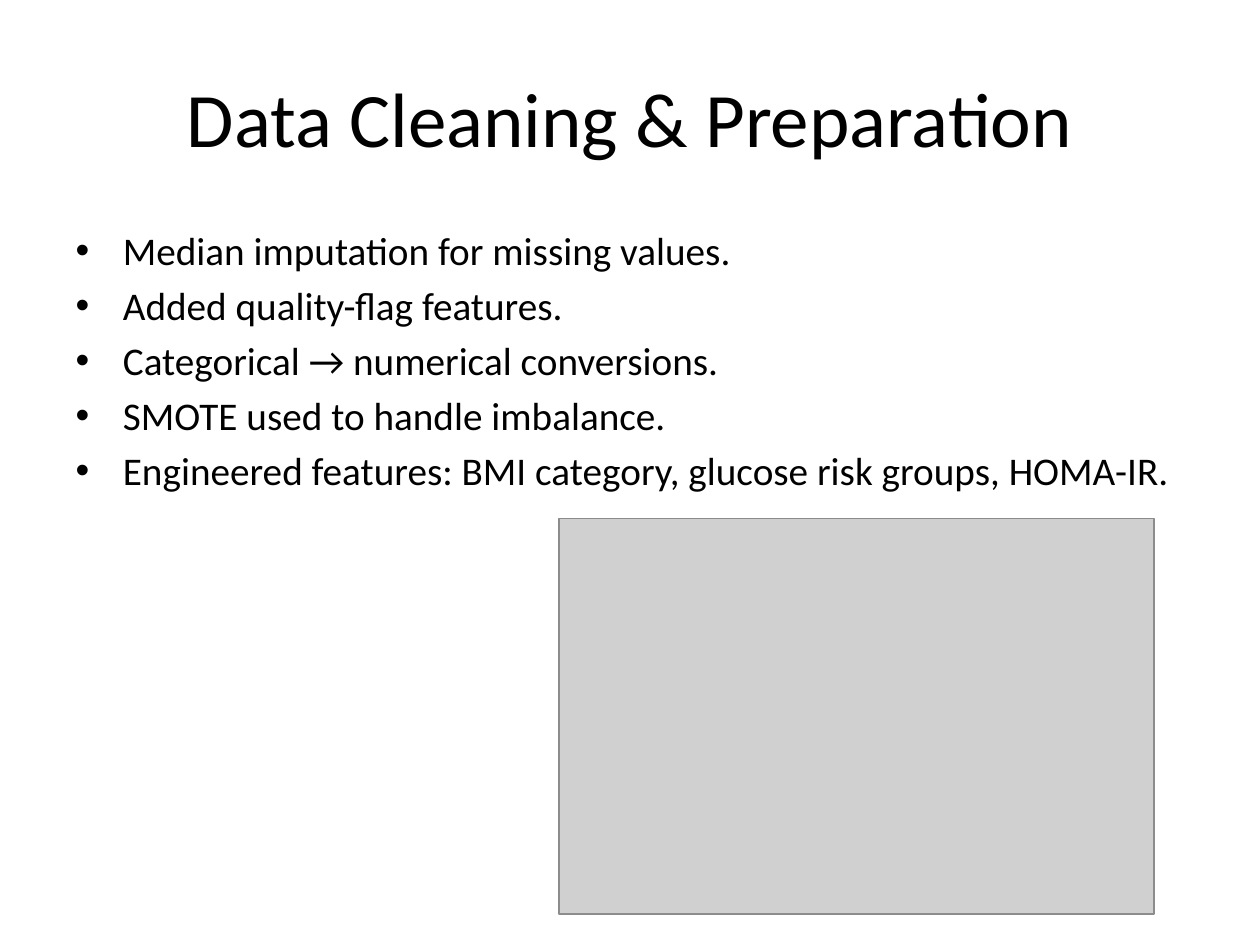
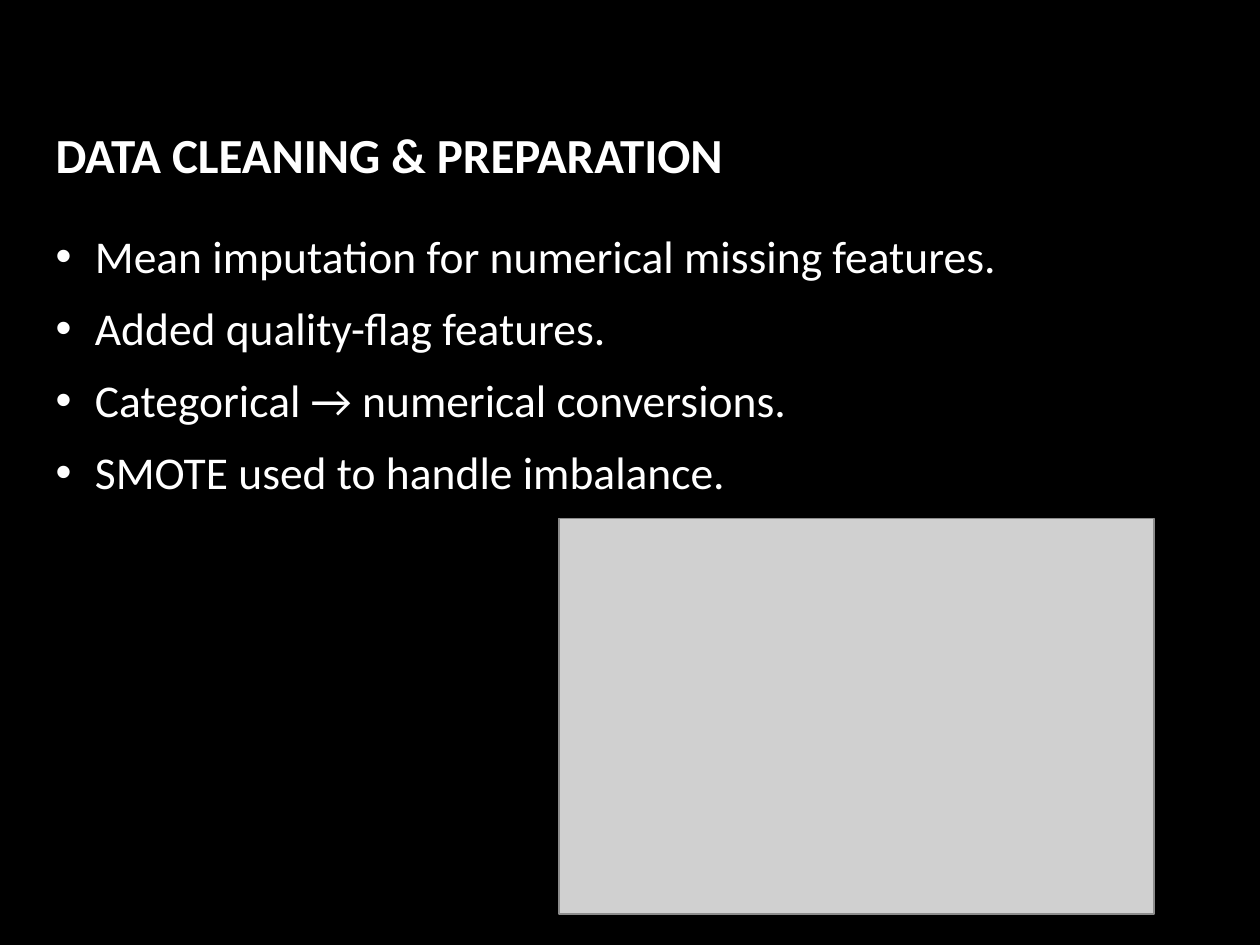
Before and after one commit to naveedakram83/diabetes-ml-2025, a slide deck: slide 10 of presentation/Diabetes_Prediction_Presentation.pptx (slide 6 before the commit). Drawn at 1260x945 pixels with LibreOffice and Linux fonts; fonts in the diff are those of the drawing; grey boxes stand for pictures; background and template pictures are left out. Boxes give left, top, right and bottom in pixels: in the first picture for what was removed or moved away, otherwise in the second. Text is boxed around its words. In the diff, an @@ line names an element or a change of style, - is before the commit and + after.

```diff
--- a/presentation/Diabetes_Prediction_Presentation.pptx
+++ b/presentation/Diabetes_Prediction_Presentation.pptx
@@ background #FFFFFF to picture (left out) @@
@@ title at (x1=56, y1=141, x2=723, y2=174): text changed; size 44 to 28 pt; text colour #000000 to #FFFFFF; bold on @@
-Data Cleaning & Preparation
+DATA CLEANING & PREPARATION
@@ text "Mean imputation for numerical missing ..." moved from (x1=123, y1=237, x2=1169, y2=492) to (x1=95, y1=241, x2=995, y2=490) @@
@@ text at (x1=95, y1=241, x2=995, y2=281): text changed; size 22.4 to 26 pt; text colour #000000 to #FFFFFF @@
-• Median imputation for missing values.
+• Mean imputation for numerical missing features.
@@ text at (x1=95, y1=313, x2=786, y2=490): size 22.4 to 26 pt, text colour #000000 to #FFFFFF in "Added quality-flag features.", "Categorical → numerical conversions.", "SMOTE used to handle imbalance."; indent changed; more space between paragraphs @@
@@ text at (x1=123, y1=457, x2=1169, y2=492): paragraph removed @@
-• Engineered features: BMI category, glucose risk groups, HOMA-IR.
```
Also in this commit, not shown: 14 other slides changed, 8 slides added, 3 slides removed, 6 other files.
